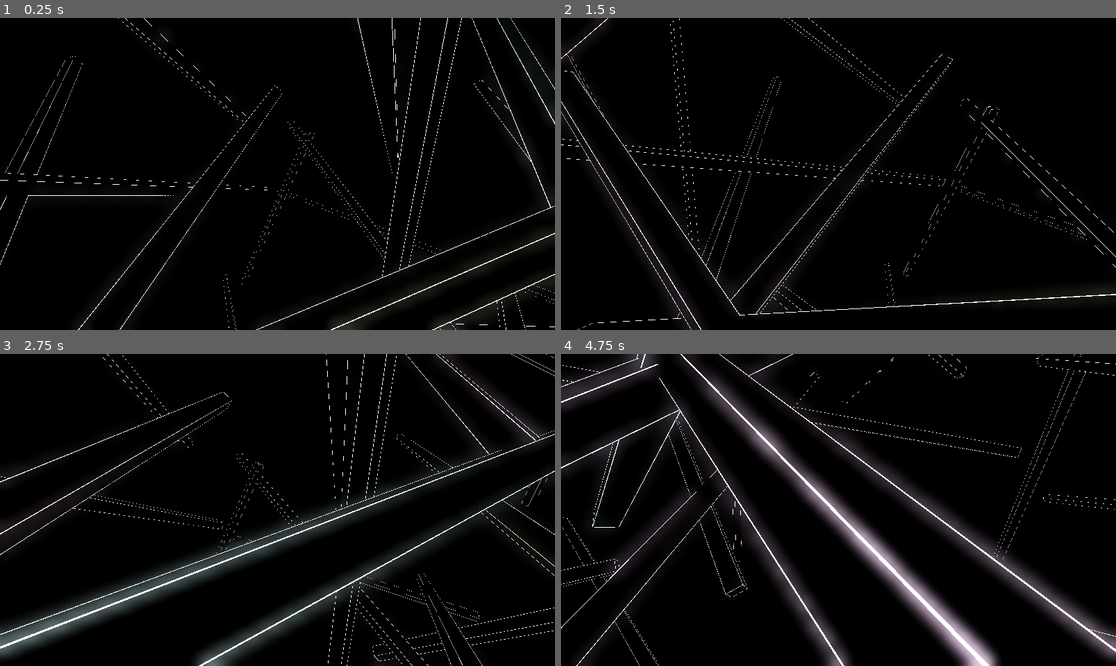
Above: before the commit, frames 1-4 (two rows, left to right).
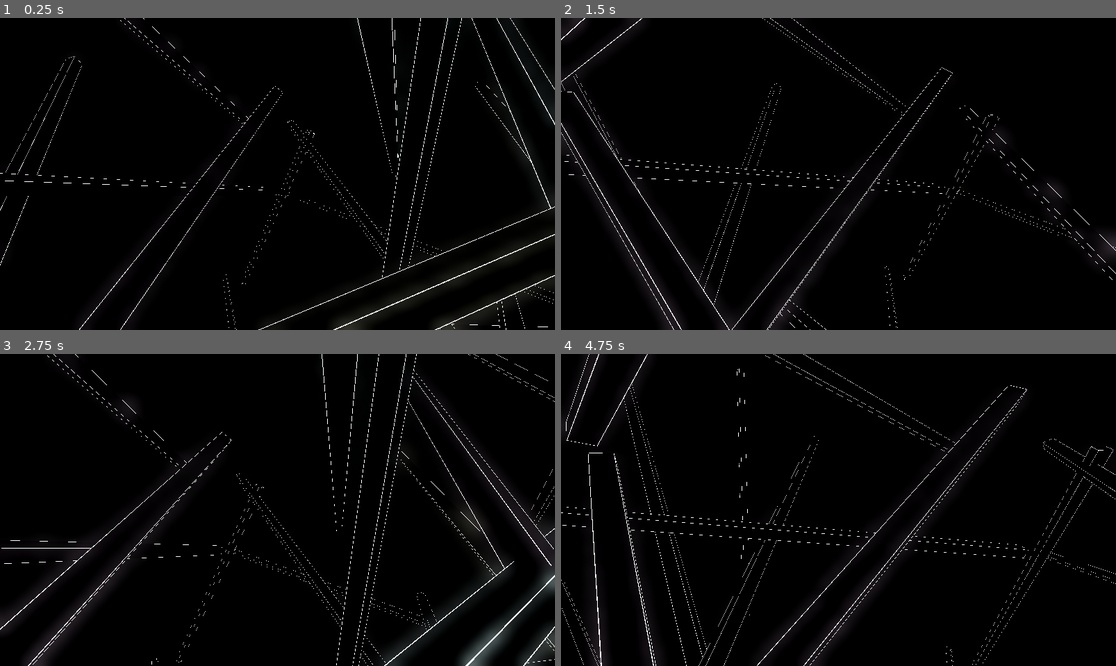
Above: after the commit, the same moments.

Repository: sigifredo/orbitfog
Game: Godot game, scene res://main.tscn
Two runs of this game, one before a commit and one after it. Both use one fixed random seed, a clock stepped at 60 frames per second and the inputs below.
Inputs (mouse positions are in pixels of both pictures, inside the frame that each line leads up to):
- Up to frame 1 (0.25 s): no input
- Up to frame 2 (1.5 s): move the mouse to (866, 174) at 0.52 s; press the mouse at (866, 174) at 0.53 s; hold W (move_forward) from 0.53 s (still down); tap Space (jump) at 0.77 s; move the mouse to (810, 174) at 1.27 s; release the mouse at (810, 174) at 1.28 s; tap Shift (run) at 1.35 s
- Up to frame 3 (2.75 s): keep holding W (move_forward); tap Space (jump) at 1.52 s; move the mouse to (288, 503) at 2.02 s; press the mouse at (288, 503) at 2.03 s
- Up to frame 4 (4.75 s): keep holding W (move_forward); move the mouse to (832, 516) at 2.77 s; release the mouse at (832, 516) at 2.78 s; tap Shift (run) at 2.85, 4.35 s; tap Space (jump) at 3.02, 3.77, 4.52 s; move the mouse to (877, 513) at 3.52 s; press the mouse at (877, 513) at 3.53 s; move the mouse to (794, 506) at 4.27 s; release the mouse at (794, 506) at 4.28 s

The runs differ from the first frame. In frame 1, 1.7% of the frame differs, in the area x 0-100%, y 0-100%; in frame 2, 3.2%; in frame 3, 15%; in frame 4, 18%.

Commit message:
Se elimina luz del player.

Diff:
--- a/main.tscn
+++ b/main.tscn
@@ -33,4 +33,3 @@
 
 [node name="player" parent="." instance=ExtResource("3_kadcm")]
 collision_layer = 0
-orbit = false
--- a/objetos/player.tscn
+++ b/objetos/player.tscn
@@ -14,11 +14,6 @@
 [node name="collision" type="CollisionShape3D" parent="."]
 shape = SubResource("CapsuleShape3D_0bs4a")
 
-[node name="flash" type="SpotLight3D" parent="."]
-transform = Transform3D(1, 0, 0, 0, 1, 0, 0, 0, 1, 0, 0.7, 0)
-light_energy = 0.0
-spot_angle = 18.1322
-
 [node name="camera_mount" type="Node3D" parent="."]
 transform = Transform3D(1, 0, 0, 0, 1, 0, 0, 0, 1, 0, 0.7, 0)
 
